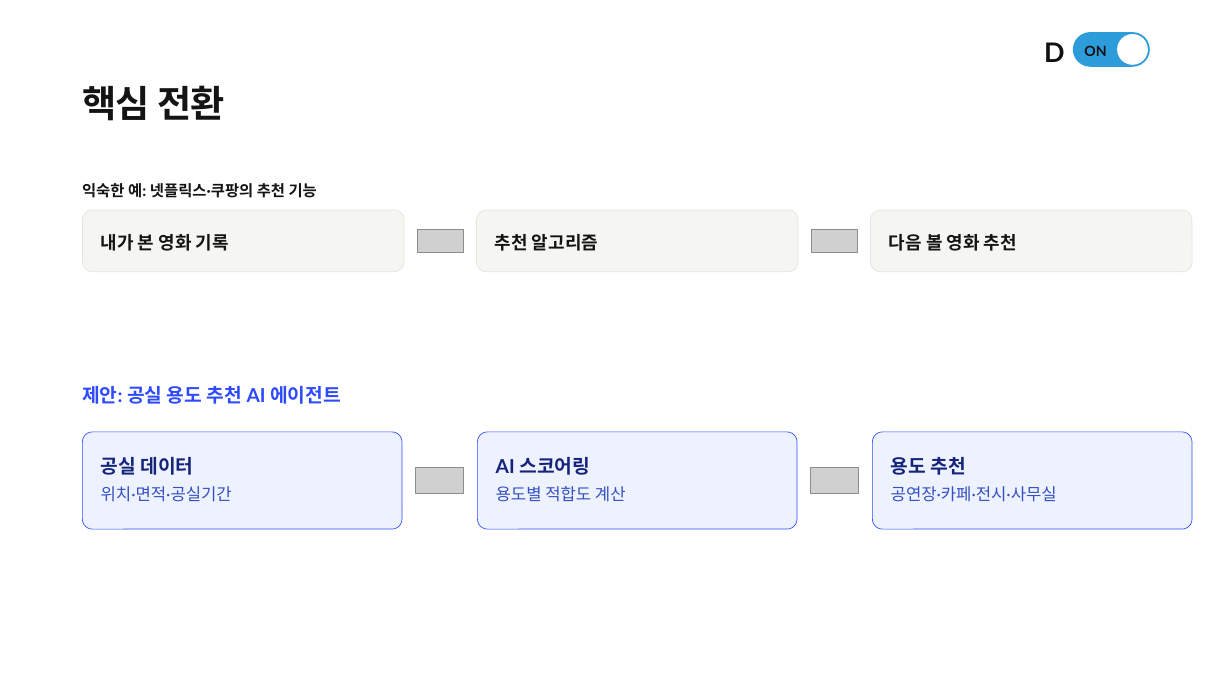
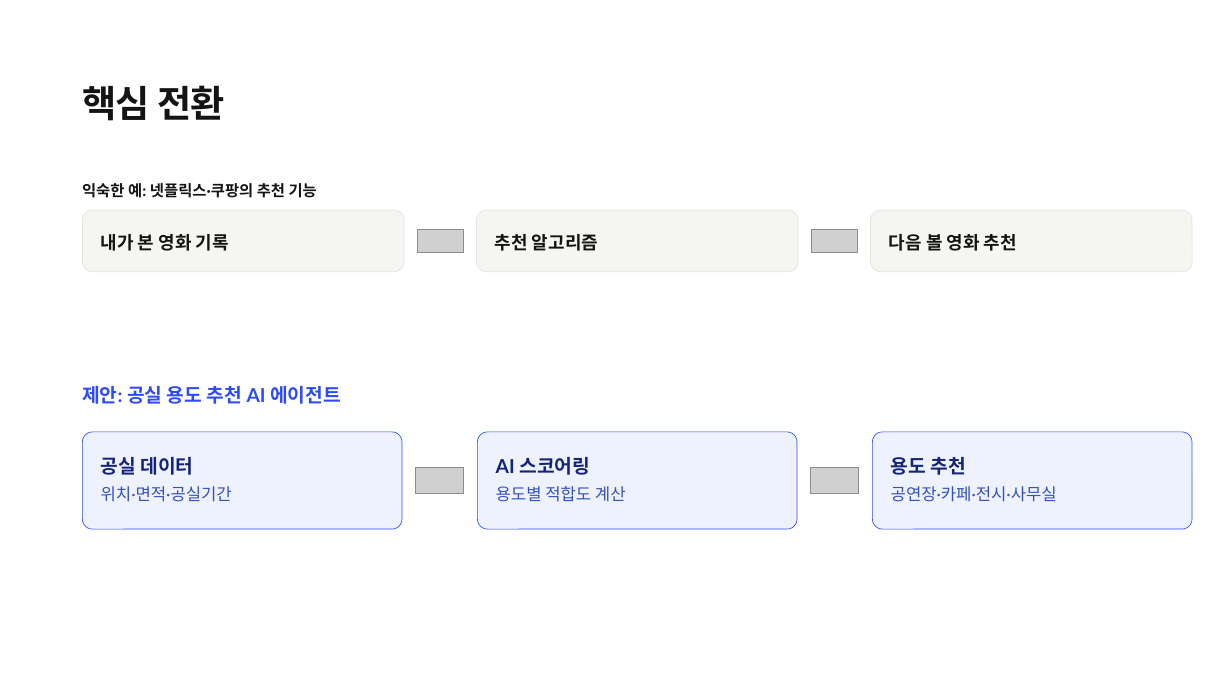
Before and after one commit to k-1026/DAX, a slide deck: slide 4 of 동성로 공실 매칭 AI 피벗_1104 발표.pptx. Drawn at 1232x693 pixels with LibreOffice and Linux fonts; fonts in the diff are those of the drawing; grey boxes stand for pictures; background and template pictures are left out. Boxes give left, top, right and bottom in pixels: in the first picture for what was removed or moved away, otherwise in the second. Text is boxed around its words. In the diff, an @@ line names an element or a change of style, - is before the commit and + after.

```diff
--- a/동성로 공실 매칭 AI 피벗_1104 발표.pptx
+++ b/동성로 공실 매칭 AI 피벗_1104 발표.pptx
@@ text removed at (x1=1044, y1=42, x2=1064, y2=62) @@
-D
@@ rounded rectangle removed at (x1=1073, y1=32, x2=1150, y2=67) @@
@@ text removed at (x1=1084, y1=45, x2=1106, y2=56) @@
-ON
@@ rounded rectangle removed at (x1=1117, y1=34, x2=1148, y2=65) @@
```
Also in this commit, not shown: 10 other slides changed.
